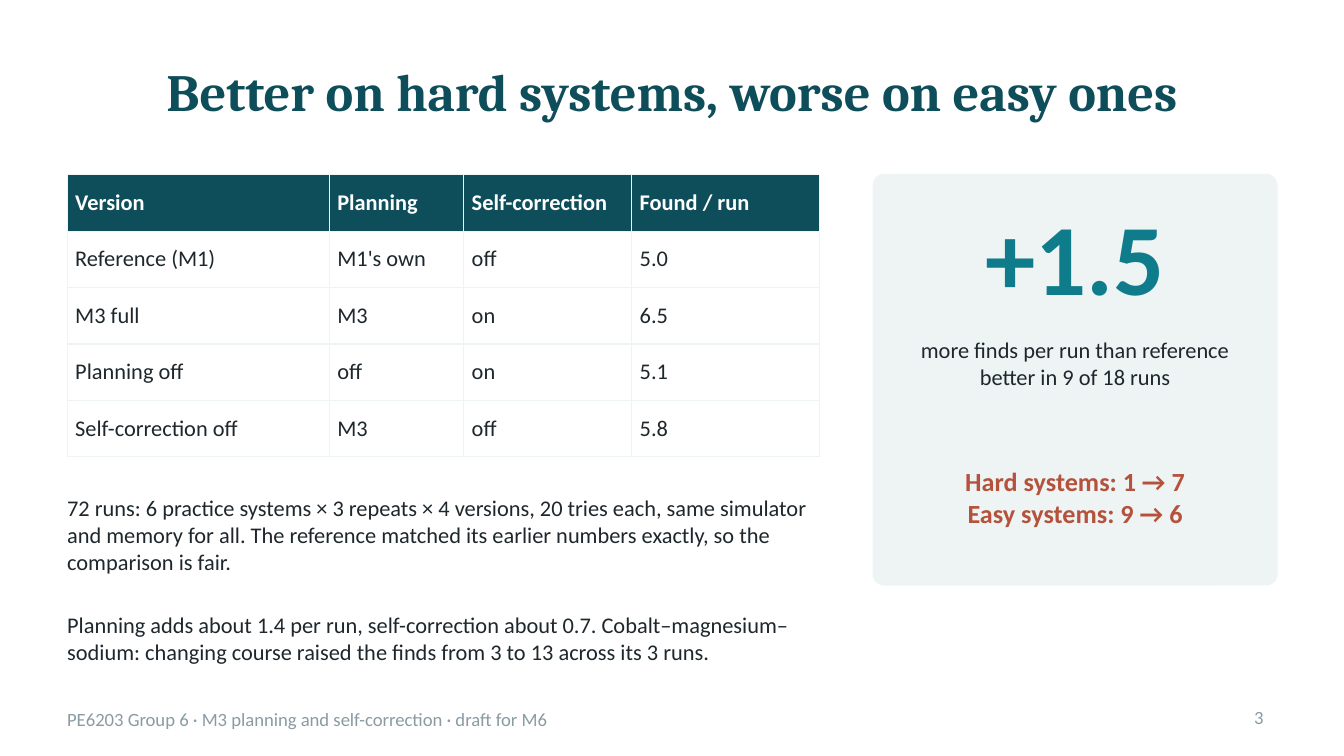
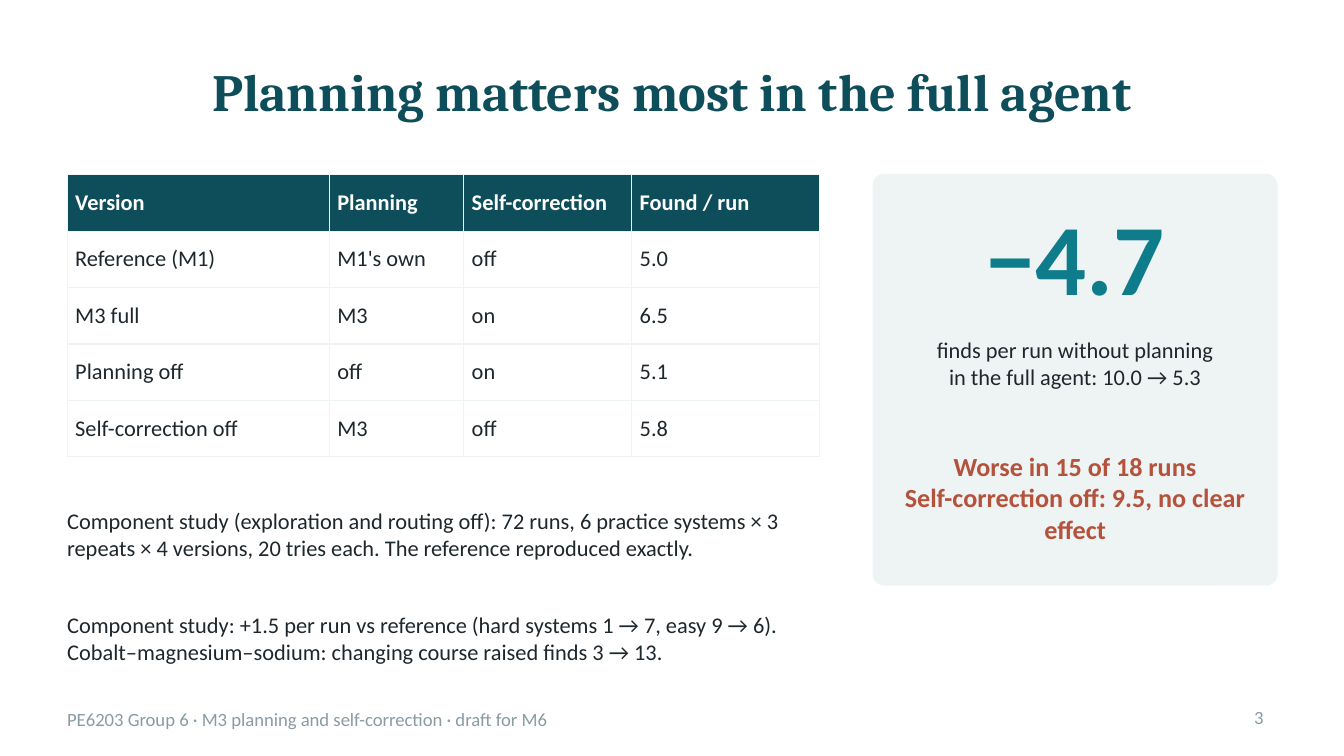
Before and after one commit to raymondtu1230-sudo/Group-Project-6-Auto-Research-for-Materials-Discovery, a slide deck: slide 3 of M3/report/M3_Method_Draft.pptx. Drawn at 1344x756 pixels with LibreOffice and Linux fonts; fonts in the diff are those of the drawing. Boxes give left, top, right and bottom in pixels: in the first picture for what was removed or moved away, otherwise in the second. Text is boxed around its words. In the diff, an @@ line names an element or a change of style, - is before the commit and + after.

```diff
--- a/M3/report/M3_Method_Draft.pptx
+++ b/M3/report/M3_Method_Draft.pptx
@@ title at bbox=[212, 74, 1132, 123]: text changed @@
-Better on hard systems, worse on easy ones
+Planning matters most in the full agent
@@ text at bbox=[986, 229, 1165, 296]: text changed @@
-+1.5
+−4.7
@@ text at bbox=[937, 342, 1212, 389]: text changed @@
-more finds per run than reference
-better in 9 of 18 runs
+finds per run without planning
+in the full agent: 10.0 → 5.3
@@ text at bbox=[905, 457, 1245, 539]: text changed @@
-Hard systems: 1 → 7
-Easy systems: 9 → 6
+Worse in 15 of 18 runs
+Self-correction off: 9.5, no clear effect
@@ text at bbox=[67, 513, 778, 560]: text changed @@
-72 runs: 6 practice systems × 3 repeats × 4 versions, 20 tries each, same simulator and memory for all. The reference matched its earlier numbers exactly, so the comparison is fair.
+Component study (exploration and routing off): 72 runs, 6 practice systems × 3 repeats × 4 versions, 20 tries each. The reference reproduced exactly.
@@ text at bbox=[67, 617, 777, 664]: text changed @@
-Planning adds about 1.4 per run, self-correction about 0.7. Cobalt–magnesium–sodium: changing course raised the finds from 3 to 13 across its 3 runs.
+Component study: +1.5 per run vs reference (hard systems 1 → 7, easy 9 → 6). Cobalt–magnesium–sodium: changing course raised finds 3 → 13.
```
Also in this commit, not shown: 12 other files.
